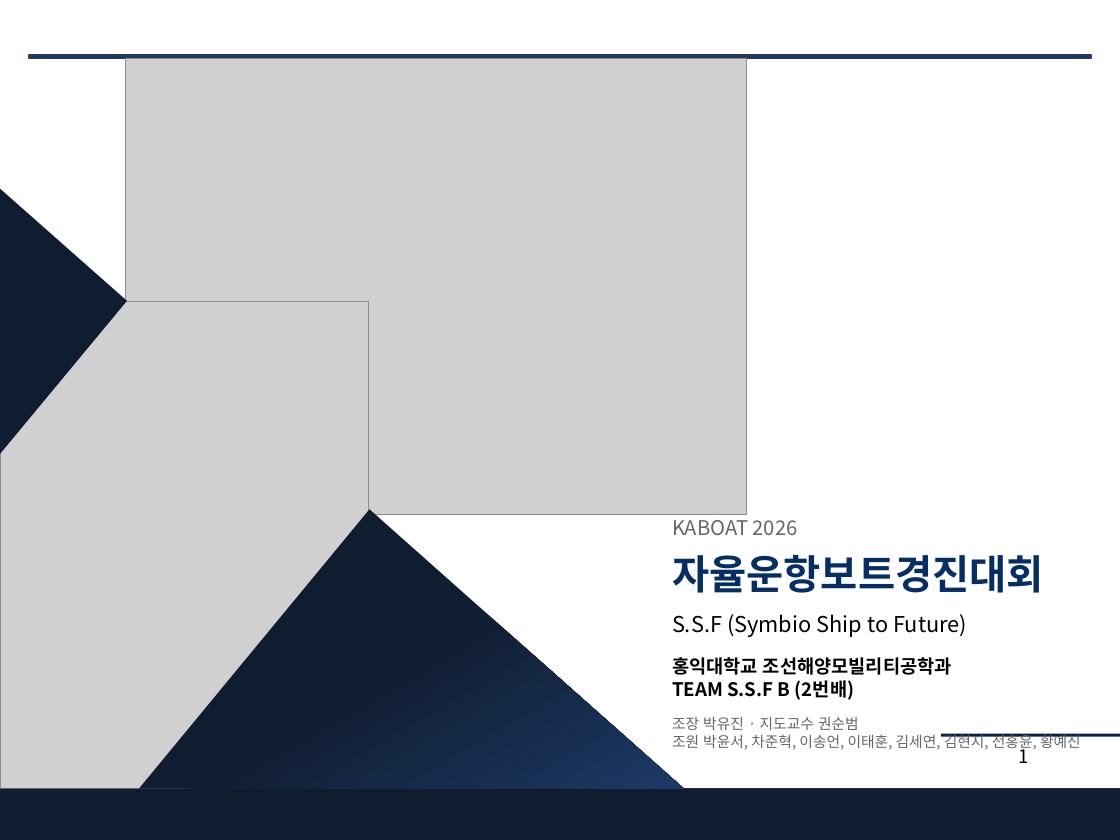
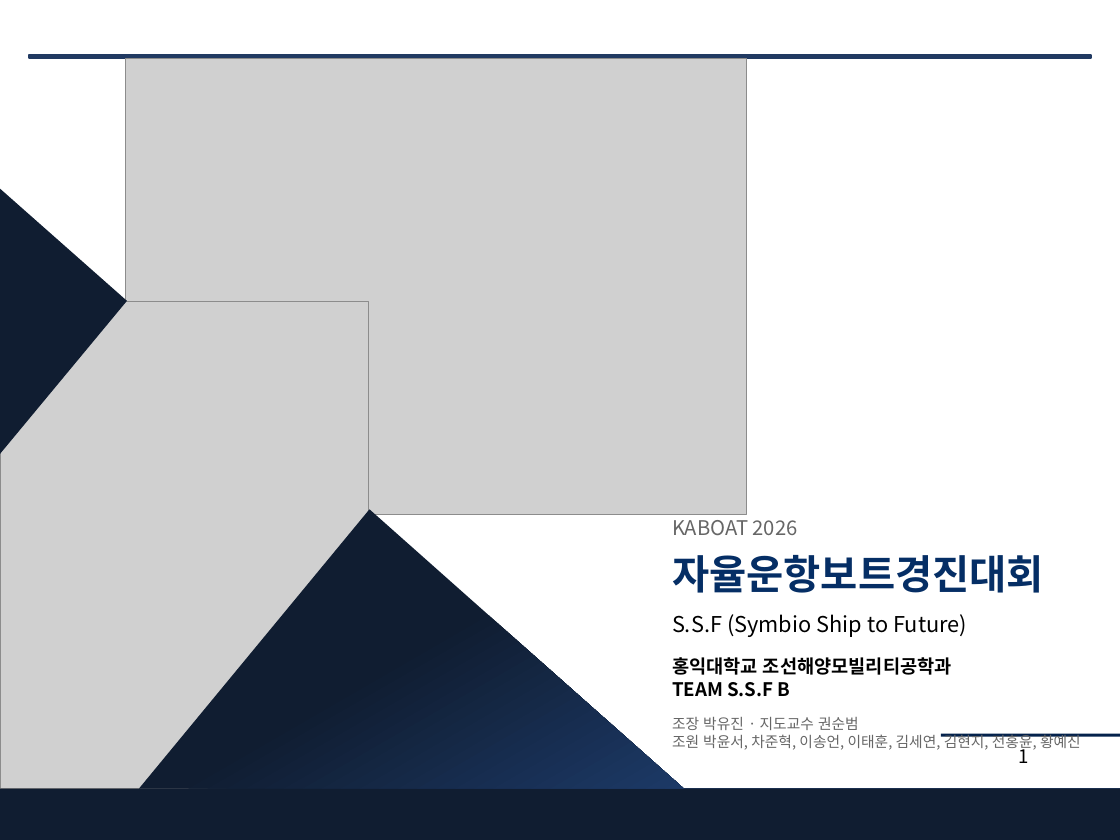
Before and after one commit to unmatsutake377-rgb/ros2_ws, a slide deck: slide 1 of docs/전달용/보고서_분담/발표자료_SSF_B.pptx. Drawn at 1120x840 pixels with LibreOffice and Linux fonts; fonts in the diff are those of the drawing; grey boxes stand for pictures. Boxes give left, top, right and bottom in pixels: in the first picture for what was removed or moved away, otherwise in the second. Text is boxed around its words. In the diff, an @@ line names an element or a change of style, - is before the commit and + after.

```diff
--- a/docs/전달용/보고서_분담/발표자료_SSF_B.pptx
+++ b/docs/전달용/보고서_분담/발표자료_SSF_B.pptx
@@ text at [672, 682, 791, 697]: text changed @@
-TEAM S.S.F B (2번배)
+TEAM S.S.F B
```
Also in this commit, not shown: 3 other slides changed, 31 other files.
